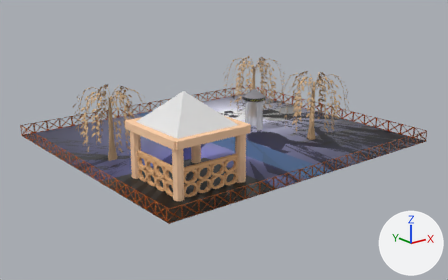
The Blender file examples/audio/game_3d_sound/data/levels/base_level.blend as it was, and as the next commit left it.
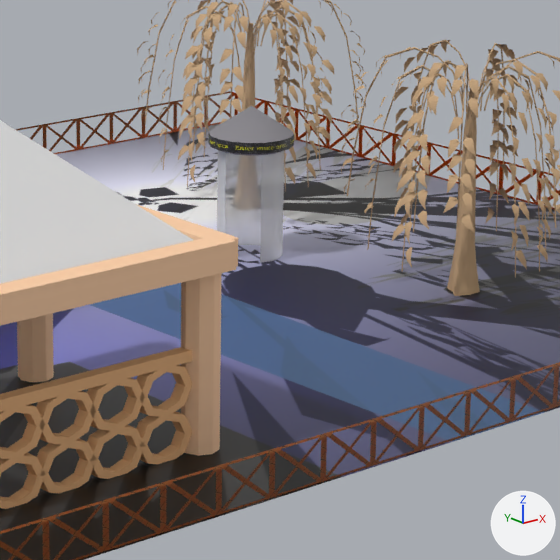
There are two pictures of each version: one whole from a 50 mm camera at (-11.64, -15.41, 6.01) aimed at (0.29, -0.51, 0.05), one close up on the part from 42% to 75% of the width and 22% to 75% of the height. Arrows for +X, +Y and +Z are at lower right; the lights stay in place.

Names of what the first close-up shows: 'BasePlane', 'Budka.001', 'Circle', 'Circle.002', 'Circle.009', 'Cube.002', 'Cube.004', 'HouseRoof', 'HouseSlupek_1', 'Plane.001', 'Tree_1', 'Tree_1.001'.
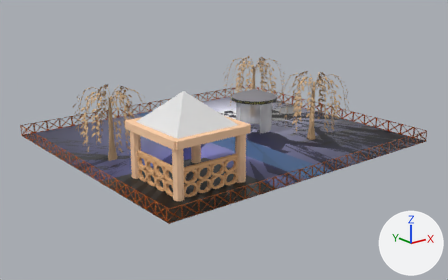
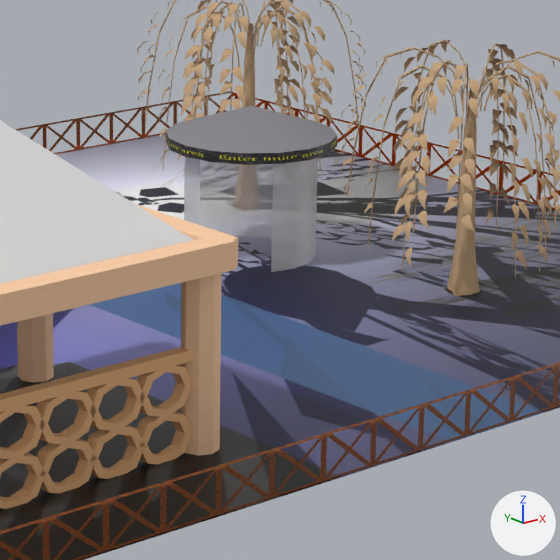
The change, as a diff of the scene's bpy script:
```diff
--- a/examples/audio/game_3d_sound/data/levels/base_level.blend.py
+++ b/examples/audio/game_3d_sound/data/levels/base_level.blend.py
@@ ob_budka_001 @@
 ob_budka_001.location = (2.0, 0.0, 0.0)
+ob_budka_001.scale = (2.0, 2.0, 1.0)
 _m = ob_budka_001.modifiers.new('EdgeSplit', 'EDGE_SPLIT')
```

What differs and where, as boxes [x1, y1, x2, y2] in the close-ups (560 x 560 px):
'Budka.001', rescaled (98% wider): before [208, 106, 294, 263]; after [166, 106, 337, 272]
